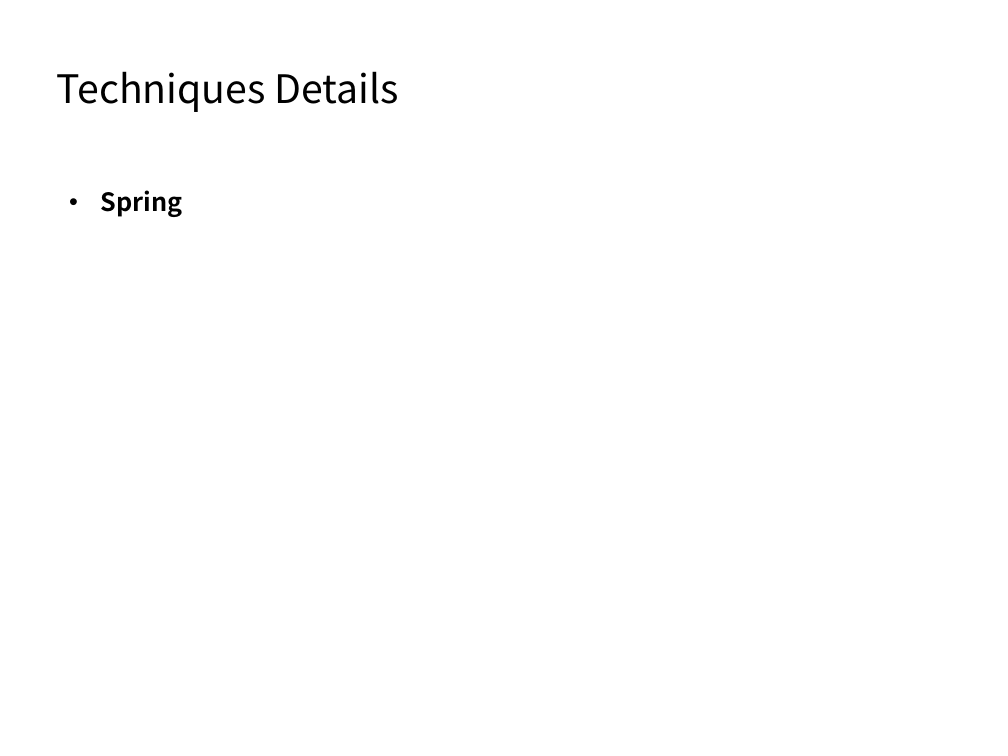
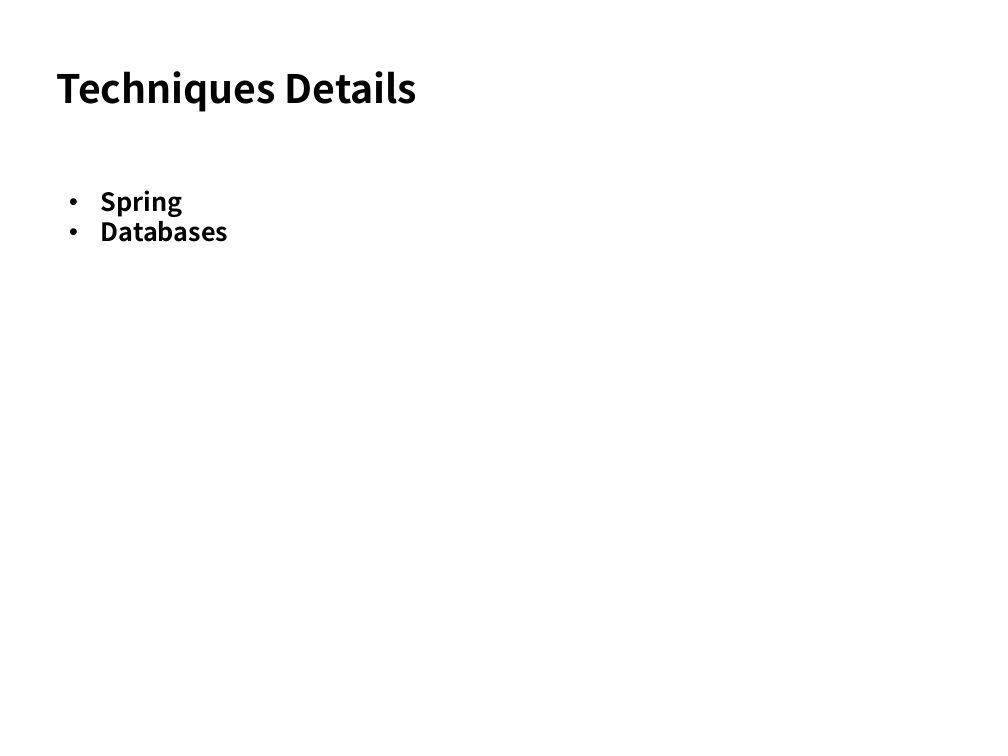
Before and after one commit to Dawn-Team/dawn, a slide deck: slide 4 of PancakeofMountHuang/Doc/Slides for first representation.pptx. Drawn at 1008x756 pixels with LibreOffice and Linux fonts; fonts in the diff are those of the drawing. Boxes give left, top, right and bottom in pixels: in the first picture for what was removed or moved away, otherwise in the second. Text is boxed around its words. In the diff, an @@ line names an element or a change of style, - is before the commit and + after.

Commit message:
update Slides

```diff
--- a/PancakeofMountHuang/Doc/Slides for first representation.pptx
+++ b/PancakeofMountHuang/Doc/Slides for first representation.pptx
@@ text "Techniques Details" at [57, 71, 418, 112]: bold on @@
@@ text at [101, 216, 229, 242]: paragraph added @@
+• Databases
```
Also in this commit, not shown: 2 other slides changed, 2 slides added.
